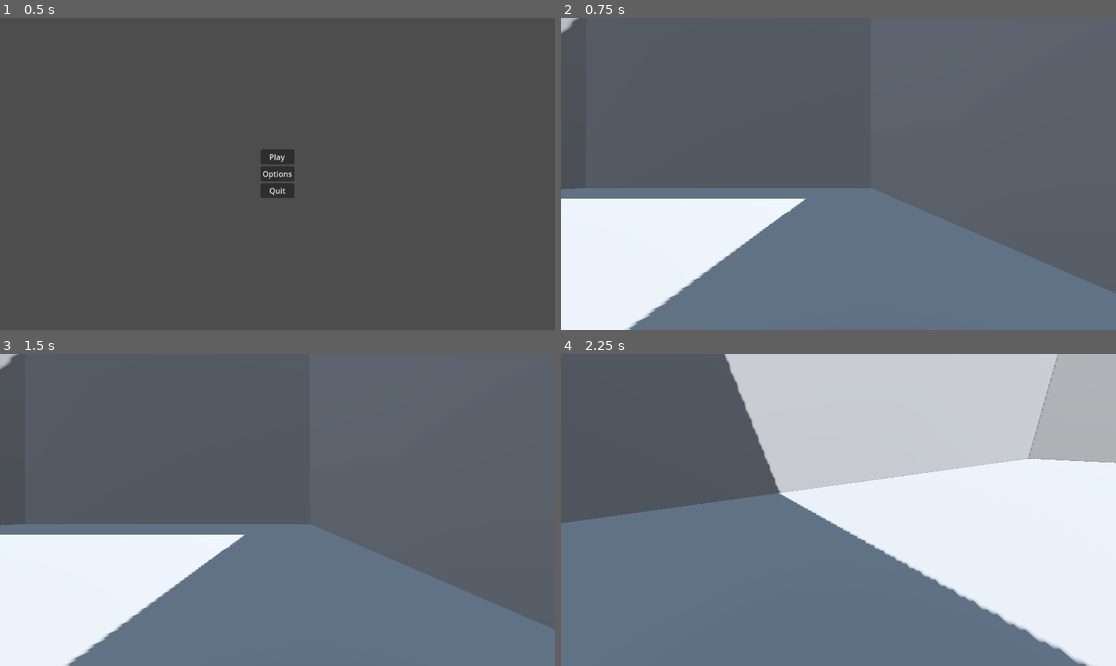
Above: before the commit, frames 1-4 (two rows, left to right).
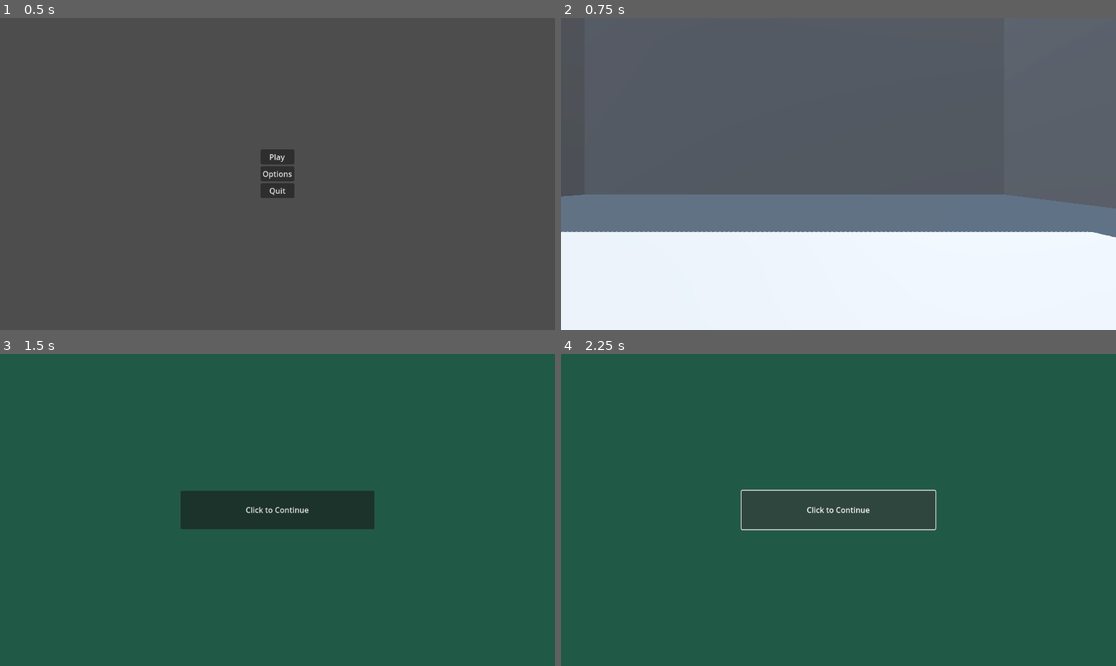
Above: after the commit, the same moments.

Repository: LeCodingOwl/split-3
Game: Godot game, scene res://menu.tscn
Same seed, same stepped clock (60 frames per second), same inputs: the game is played once before the commit and once after it.
Inputs (mouse positions are in pixels of both pictures, inside the frame that each line leads up to):
- Up to frame 1 (0.5 s): no input
- Up to frame 2 (0.75 s): click "Play" at 0.5 s
- Up to frame 3 (1.5 s): tap Enter (ui_accept) at 1.25 s; move the mouse to (399, 494) at 1.27 s; hold Right (ui_right) from 1.28 s (still down); click (399, 494) at 1.35 s
- Up to frame 4 (2.25 s): tap Enter (ui_accept) at 1.52 s; release Right (ui_right) at 2 s; click (838, 510) at 2 s, where only the run after the commit has a clickable "Click to Continue"

Frame 1 is identical in both runs. In frame 2, 33% of the frame differs, in the area x 0-100%, y 0-100%; in frame 3, 100%; in frame 4, 100%.

Commit message:
little bit of progress
 gonna shower and continue on my pc

Diff:
--- a/Player.gd
+++ b/Player.gd
@@ -12,36 +12,40 @@
 @export var bullet_speed = 25
 @onready var bullet_scene = preload("res://models/bullet.tscn")
 @onready var bullet_spawn_point = $Neck/Camera3D/BulletSpawn
-
+var myTurn
+var turnManager
 
 #var direction = Vector3.ZERO
 
 func _ready():
+	turnManager = $".."
 	position.x = randi() % 18
 	position.z = randi() % 18
-
+	myTurn = false
 	print("position X: " + str(position.x))
 	print("position Z: " + str(position.z))
 
 func _unhandled_input(event: InputEvent) -> void:
 	#Check for mouse input to lock camera to mouse
-	if event is InputEventMouseButton:
-		Input.set_mouse_mode(Input.MOUSE_MODE_CAPTURED)
-	#Press the esc key to stop using camera
-	elif event.is_action_pressed("ui_cancel"):
-		Input.set_mouse_mode(Input.MOUSE_MODE_VISIBLE)
-	#Gets the mouses rotation to set the axis for the camera
-	if Input.get_mouse_mode() == Input.MOUSE_MODE_CAPTURED:
-		if event is InputEventMouseMotion:
-			neck.rotate_y(-event.relative.x * 0.01)
-			camera.rotate_x(-event.relative.y * 0.01)
-			camera.rotation.x = clamp(camera.rotation.x, deg_to_rad(-30), deg_to_rad(60))
+	if (myTurn):
+		if event is InputEventMouseButton:
+			Input.set_mouse_mode(Input.MOUSE_MODE_CAPTURED)
+		#Press the esc key to stop using camera
+		elif event.is_action_pressed("ui_cancel"):
+			Input.set_mouse_mode(Input.MOUSE_MODE_VISIBLE)
+		#Gets the mouses rotation to set the axis for the camera
+		if Input.get_mouse_mode() == Input.MOUSE_MODE_CAPTURED:
+			if event is InputEventMouseMotion:
+				neck.rotate_y(-event.relative.x * 0.01)
+				camera.rotate_x(-event.relative.y * 0.01)
+				camera.rotation.x = clamp(camera.rotation.x, deg_to_rad(-30), deg_to_rad(60))
 
-	#Gets input map "shoot" and calls the the function to spawn a bullet
-	if Input.is_action_just_pressed("Shoot"):
-		#print("Fire")
-		#spawn the bullet
-		spawn_bullet()
+		#Gets input map "shoot" and calls the the function to spawn a bullet
+		if Input.is_action_just_pressed("Shoot"):
+			#print("Fire")
+			#spawn the bullet
+			spawn_bullet()
+			turnManager.turnPass()
 func spawn_bullet():
 	var projectile = bullet_scene.instantiate()
 	#Creates a sibling on the Node3D root
--- a/betweenMenu.tscn
+++ b/betweenMenu.tscn
@@ -1,12 +1,16 @@
-[gd_scene format=3 uid="uid://c4m1h584fc7j0"]
+[gd_scene load_steps=2 format=3 uid="uid://c4m1h584fc7j0"]
 
-[node name="Control" type="Control"]
+[ext_resource type="Script" path="res://transitionMenu.gd" id="1_vd175"]
+
+[node name="TransitionMenu" type="Control"]
+process_mode = 3
 layout_mode = 3
 anchors_preset = 15
 anchor_right = 1.0
 anchor_bottom = 1.0
 grow_horizontal = 2
 grow_vertical = 2
+script = ExtResource("1_vd175")
 
 [node name="ColorRect" type="ColorRect" parent="."]
 layout_mode = 1
@@ -17,7 +21,7 @@
 grow_vertical = 2
 color = Color(0.128254, 0.347806, 0.279027, 1)
 
-[node name="Button" type="Button" parent="ColorRect"]
+[node name="NextButton" type="Button" parent="ColorRect"]
 layout_mode = 1
 anchors_preset = 8
 anchor_left = 0.5
@@ -30,4 +34,5 @@
 offset_bottom = 40.0
 grow_horizontal = 2
 grow_vertical = 2
+action_mode = 0
 text = "Click to Continue"
--- a/main.tscn
+++ b/main.tscn
@@ -1,6 +1,8 @@
-[gd_scene load_steps=11 format=3 uid="uid://dcr67wj5hnxrw"]
+[gd_scene load_steps=13 format=3 uid="uid://dcr67wj5hnxrw"]
 
+[ext_resource type="Script" path="res://turnStateMachine.gd" id="1_kt5hb"]
 [ext_resource type="Script" path="res://Player.gd" id="1_vqj43"]
+[ext_resource type="PackedScene" uid="uid://c4m1h584fc7j0" path="res://betweenMenu.tscn" id="2_4br2y"]
 
 [sub_resource type="PlaneMesh" id="PlaneMesh_vso4i"]
 size = Vector2(40, 40)
@@ -32,6 +34,7 @@
 points = PackedVector3Array(-0.125207, -0.532801, -0.480507, 0.0227831, 0.47607, 0.498884, 0.169713, 0.559144, 0.464172 …(924 unchanged characters)…
 
 [node name="Node3D" type="Node3D"]
+script = ExtResource("1_kt5hb")
 
 [node name="Room" type="Node3D" parent="."]
 
@@ -87,20 +90,42 @@
 transform = Transform3D(-0.866025, -0.433013, 0.25, 0, 0.5, 0.866025, -0.5, 0.75, -0.433013, 0, 0, 0)
 shadow_enabled = true
 
-[node name="CharacterBody3D" type="CharacterBody3D" parent="."]
+[node name="PlayerOne" type="CharacterBody3D" parent="."]
 transform = Transform3D(1, 0, 0, 0, 1, 0, 0, 0, 1, 0, 1.2676, 0)
 script = ExtResource("1_vqj43")
 
-[node name="MeshInstance3D" type="MeshInstance3D" parent="CharacterBody3D"]
+[node name="MeshInstance3D" type="MeshInstance3D" parent="PlayerOne"]
 mesh = SubResource("CapsuleMesh_xblgj")
 
-[node name="CollisionShape3D" type="CollisionShape3D" parent="CharacterBody3D"]
+[node name="CollisionShape3D" type="CollisionShape3D" parent="PlayerOne"]
 shape = SubResource("ConvexPolygonShape3D_eqgit")
 
-[node name="Neck" type="Node3D" parent="CharacterBody3D"]
+[node name="Neck" type="Node3D" parent="PlayerOne"]
 transform = Transform3D(1, 0, 0, 0, 1, 0, 0, 0, 1, 0, 0.655506, 0)
 
-[node name="Camera3D" type="Camera3D" parent="CharacterBody3D/Neck"]
+[node name="Camera3D" type="Camera3D" parent="PlayerOne/Neck"]
 
-[node name="BulletSpawn" type="Node3D" parent="CharacterBody3D/Neck/Camera3D"]
+[node name="BulletSpawn" type="Node3D" parent="PlayerOne/Neck/Camera3D"]
 transform = Transform3D(1, 0, 0, 0, 1, 0, 0, 0, 1, 0, 0, -1.33388)
+
+[node name="PlayerTwo" type="CharacterBody3D" parent="."]
+transform = Transform3D(1, 0, 0, 0, 1, 0, 0, 0, 1, 0, 1.2676, 0)
+script = ExtResource("1_vqj43")
+
+[node name="MeshInstance3D" type="MeshInstance3D" parent="PlayerTwo"]
+mesh = SubResource("CapsuleMesh_xblgj")
+
+[node name="CollisionShape3D" type="CollisionShape3D" parent="PlayerTwo"]
+shape = SubResource("ConvexPolygonShape3D_eqgit")
+
+[node name="Neck" type="Node3D" parent="PlayerTwo"]
+transform = Transform3D(1, 0, 0, 0, 1, 0, 0, 0, 1, 0, 0.655506, 0)
+
+[node name="Camera3D" type="Camera3D" parent="PlayerTwo/Neck"]
+
+[node name="BulletSpawn" type="Node3D" parent="PlayerTwo/Neck/Camera3D"]
+transform = Transform3D(1, 0, 0, 0, 1, 0, 0, 0, 1, 0, 0, -1.33388)
+
+[node name="CanvasLayer" type="CanvasLayer" parent="."]
+
+[node name="TransitionMenu" parent="CanvasLayer" instance=ExtResource("2_4br2y")]
--- /dev/null
+++ b/transitionMenu.gd
@@ -0,0 +1,12 @@
+extends Control
+
+func continuePressed():
+	pass
+# Called when the node enters the scene tree for the first time.
+func _ready():
+	pass # Replace with function body.
+
+
+# Called every frame. 'delta' is the elapsed time since the previous frame.
+func _process(delta):
+	pass
--- a/turnStateMachine.gd
+++ b/turnStateMachine.gd
@@ -1,18 +1,32 @@
 extends Node3D
-# var p1 =
-# var p2 =
-# var menu =
-var currentTurn = 0;
+var p1
+var p2
+var p1Cam
+var p2Cam
+var menu
+var whosTurn
+var transition
 # If this ^ is 0, it is no one's turn
 # if it is 1, it is player 1's turn
 # if it is 2, it is player 2's turn
 
-var turnCounter = 0;
+var turnCounter
 
 # Called when the node enters the scene tree for the first time.
 func _ready():
-
-	pass # Replace with function body.
+	# get both players
+	transition = $CanvasLayer/TransitionMenu
+	transition.hide()
+	p1 = $PlayerOne
+	p2 = $PlayerTwo
+	p1Cam = p1.get_node("Neck").get_node("Camera3D")
+	p2Cam = p2.get_node("Neck").get_node("Camera3D")
+	# make it player one's turn
+	#
+	p1Cam.make_current()
+	p1.myTurn = true
+	whosTurn = 1
+	turnCounter = 0
 
 
 # Called every frame. 'delta' is the elapsed time since the previous frame.
@@ -22,30 +36,14 @@
 
 func turnPass():
 	turnCounter+= 1;
-	var prevTurn = currentTurn;
-	currentTurn = 0;
-	await swapMenu();
-	if (prevTurn == 0 || prevTurn == 2):
-		currentTurn = 1
+	# pull up the menu
+	# toggle the turn
+	transition.show()
+	# change the camera
+	if (whosTurn == 1):
+		p2Cam.make_current()
+		whosTurn = 2
 	else:
-		currentTurn = 2;
-
-	# It has now swapped to the next person's turn
-
-
-func swapMenu():
-	await fadeMenu();
-	# this should display a menu
-	# return when a click has happened
-	await fadeOutMenu();
-	pass
-
-func fadeMenu():
-	# This draws the menu
-	# return when the fade is done
-	pass
-
-
-func fadeOutMenu();
-
-	pass
+		p1Cam.make_current()
+		whosTurn = 1
+	turnCounter+=1
